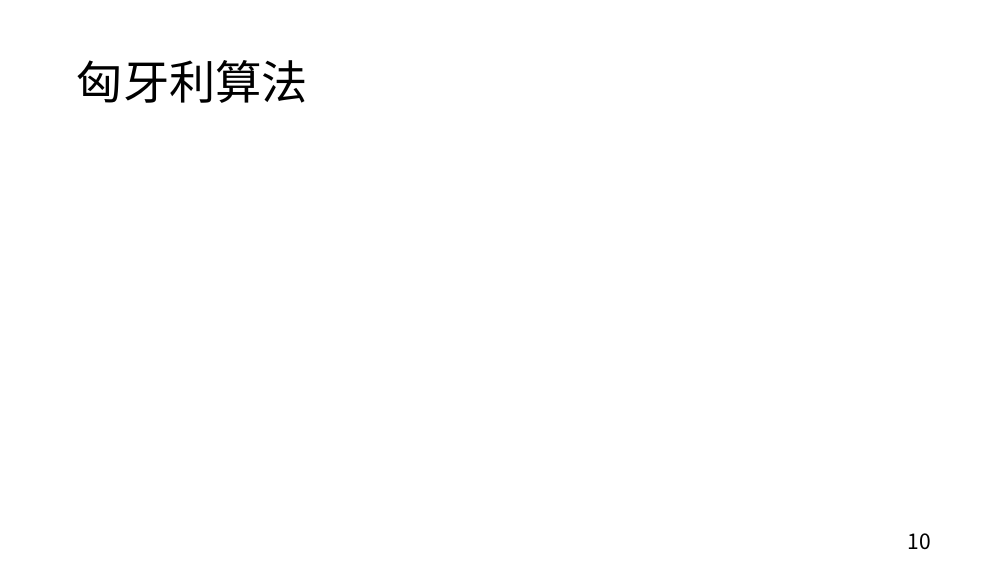
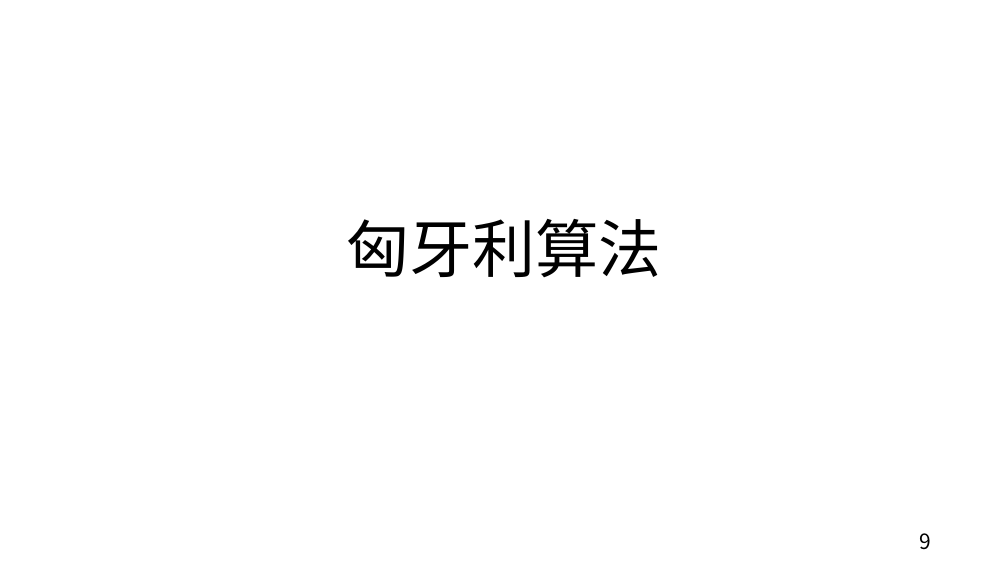
Before and after one commit to hcjohn463/Radar-tracking, a slide deck: slide 9 of proposal/0415/0415.pptx (slide 10 before the commit). Drawn at 1008x567 pixels with LibreOffice and Linux fonts; fonts in the diff are those of the drawing; grey boxes stand for pictures. Boxes give left, top, right and bottom in pixels: in the first picture for what was removed or moved away, otherwise in the second. Text is boxed around its words. In the diff, an @@ line names an element or a change of style, - is before the commit and + after.

```diff
--- a/proposal/0415/0415.pptx
+++ b/proposal/0415/0415.pptx
@@ title "匈牙利算法": place and size @@
-title "匈牙利算法" at (77, 60, 308, 103)
+title "匈牙利算法" at (346, 219, 661, 277)
@@ title "匈牙利算法" at (346, 219, 661, 277): size 44 to 60 pt; alignment left to centre; vertical alignment middle to bottom @@
@@ page number at (919, 533, 931, 550): text changed @@
-10
+9
```
Also in this commit, not shown: 8 other slides changed, 8 slides added, 2 slides removed, 15 other files.
